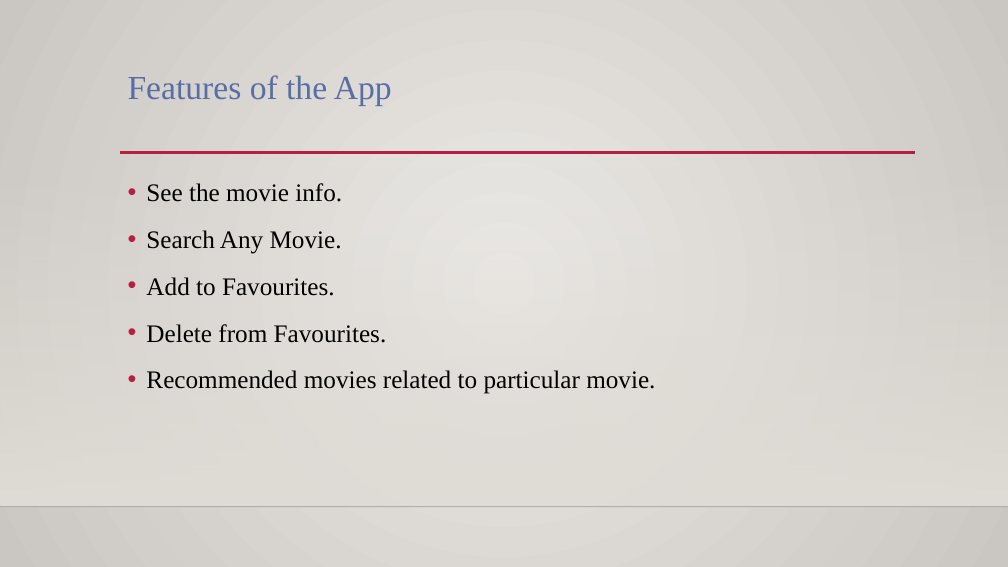
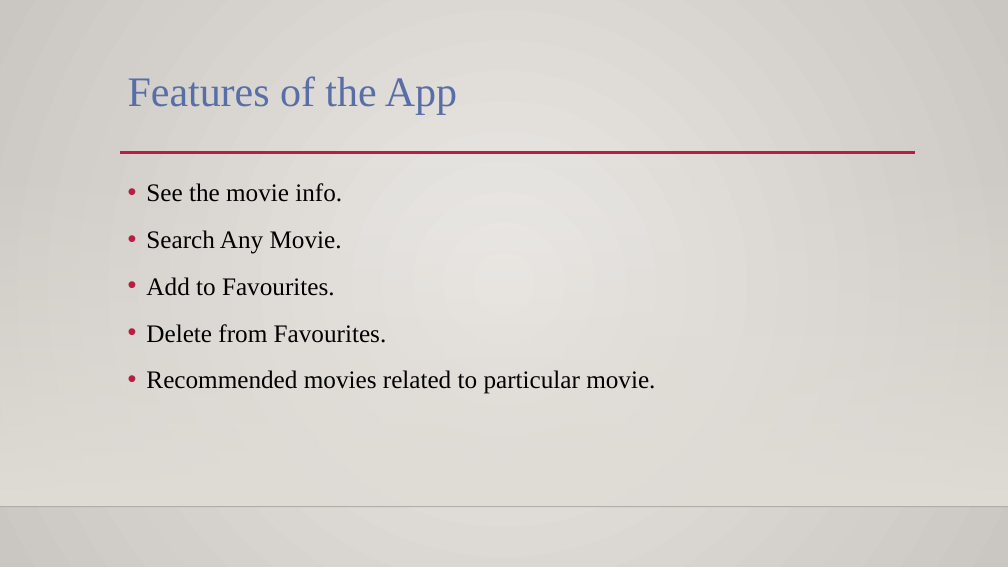
Before and after one commit to Raghu2480/muzix_application, a slide deck: slide 3 of Muzix App Presentation.pptx. Drawn at 1008x567 pixels with LibreOffice and Linux fonts; fonts in the diff are those of the drawing; background and template pictures are left out. Boxes give left, top, right and bottom in pixels: in the first picture for what was removed or moved away, otherwise in the second. Text is boxed around its words. In the diff, an @@ line names an element or a change of style, - is before the commit and + after.

```diff
--- a/Muzix App Presentation.pptx
+++ b/Muzix App Presentation.pptx
@@ title "Features of the App" at [128, 76, 457, 114]: size 32 to 40 pt @@
```
Also in this commit, not shown: 3 other slides changed, 9 slides added, 1 other file.
